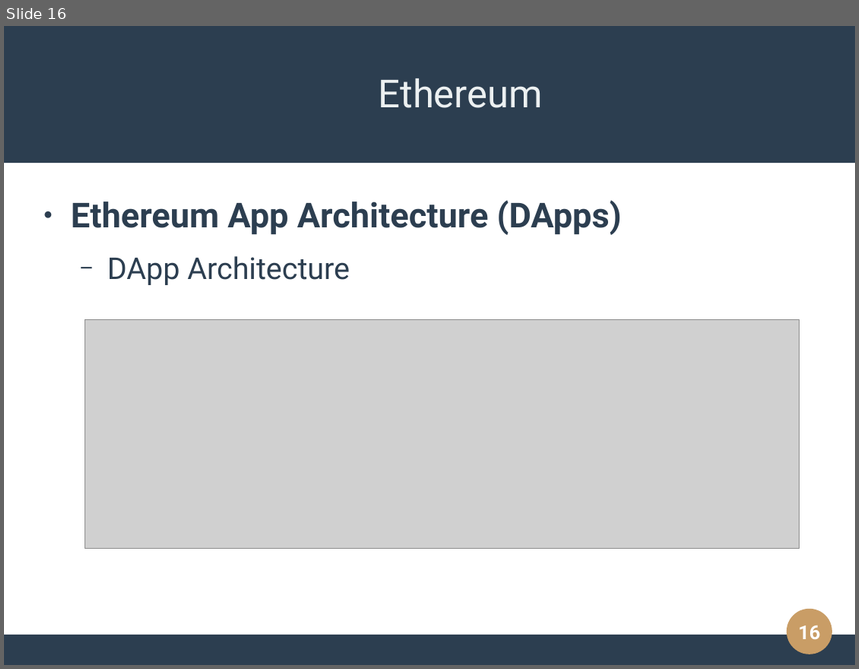
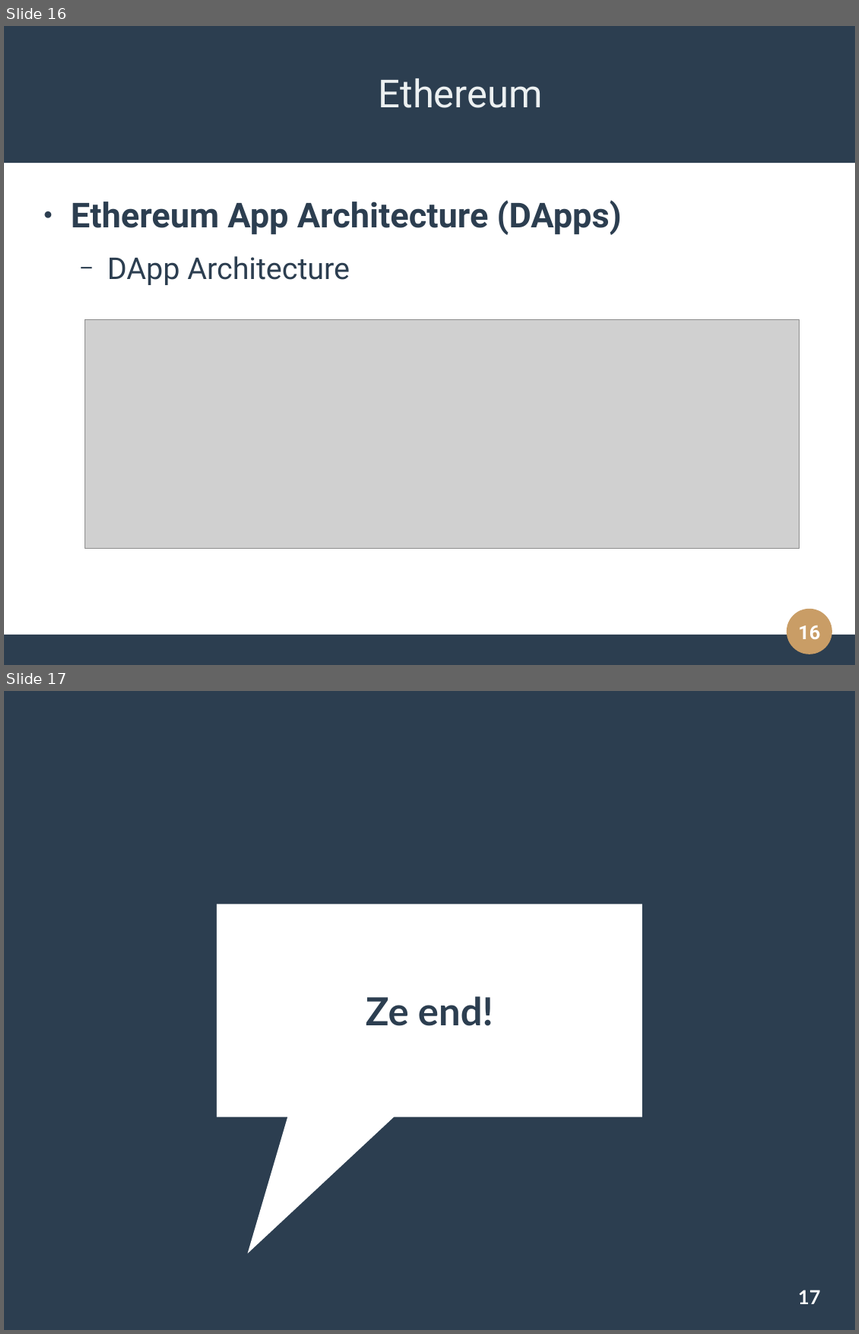
Before and after one commit to maia-dev/ethereum-solidity, a slide deck: presentation/Slides.odp. Shown one above the other, each under a label of ours: slide 16 before the commit, slides 16 and 17 after it. The pictures are 859x669 and 859x1334 pixels, drawn with LibreOffice and Linux fonts; fonts in the diff are those of the drawing; grey boxes stand for pictures; background and template pictures are left out. Boxes give left, top, right and bottom in pixels: in the first picture for what was removed or moved away, otherwise in the second. Text is boxed around its words. In the diff, an @@ line names an element or a change of style, - is before the commit and + after.

```diff
--- a/presentation/Slides.odp
+++ b/presentation/Slides.odp
@@ slide 17 added at (4,691,855,1330), background #2C3E50 @@
@@ speech box added at (216,905,642,1117), fill #FFFFFF @@
@@ title added at (366,997,493,1026), 36 pt, text #2C3E50, bold @@
+Ze end!
@@ page number added at (798,1290,820,1304), 18 pt, text #FFFFFF, bold @@
+17
```
Also in this commit, not shown: 3 slides changed, 1 slide removed, 3 other files.
